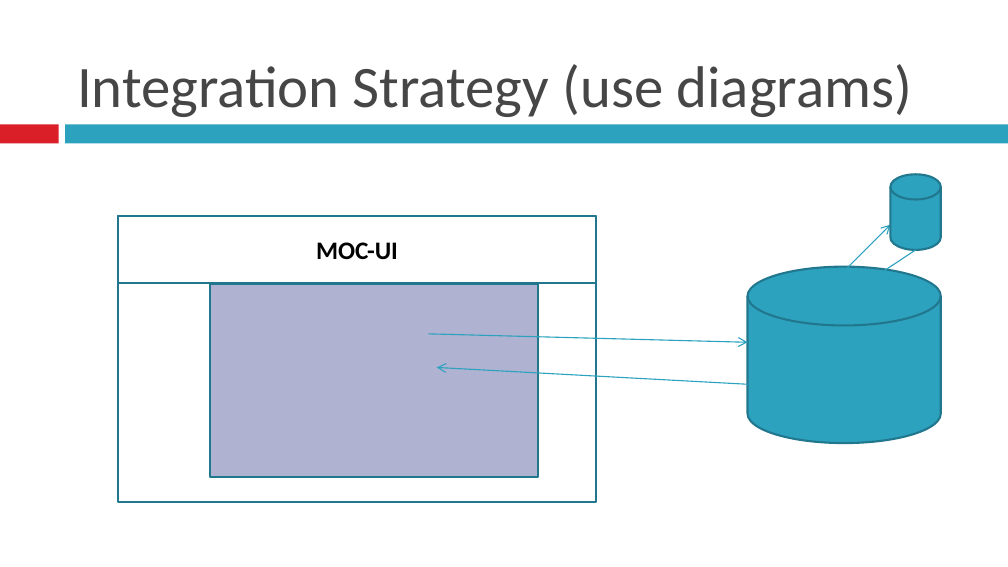
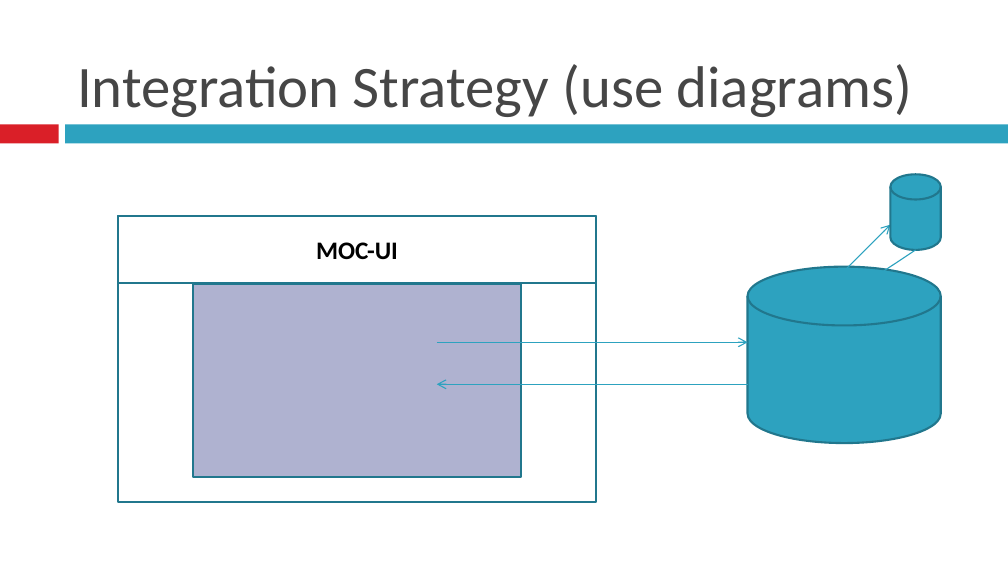
Before and after one commit to BU-EC500-SP15/moc-gui-plugins, a slide deck: slide 3 of MOCUIPlugin-Demo2.pptx. Drawn at 1008x567 pixels with LibreOffice and Linux fonts; fonts in the diff are those of the drawing. Boxes give left, top, right and bottom in pixels: in the first picture for what was removed or moved away, otherwise in the second. Text is boxed around its words. In the diff, an @@ line names an element or a change of style, - is before the commit and + after.

```diff
--- a/MOCUIPlugin-Demo2.pptx
+++ b/MOCUIPlugin-Demo2.pptx
@@ rectangle moved from (x1=210, y1=283, x2=537, y2=477) to (x1=194, y1=283, x2=521, y2=477) @@
@@ arrow moved from (428, 334) - (748, 343) to (436, 343) - (748, 343) @@
@@ arrow moved from (748, 384) - (436, 368) to (748, 384) - (436, 384) @@
```
Also in this commit, not shown: 2 other slides changed, 3 slides added, 2 slides removed.
